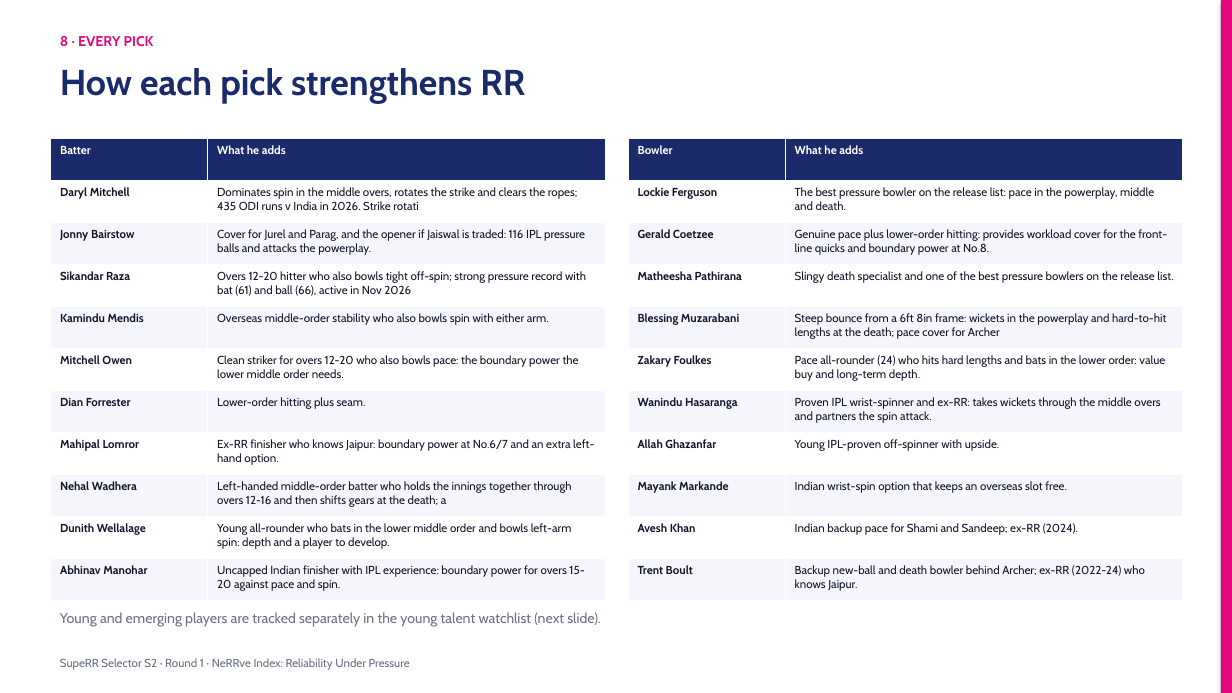
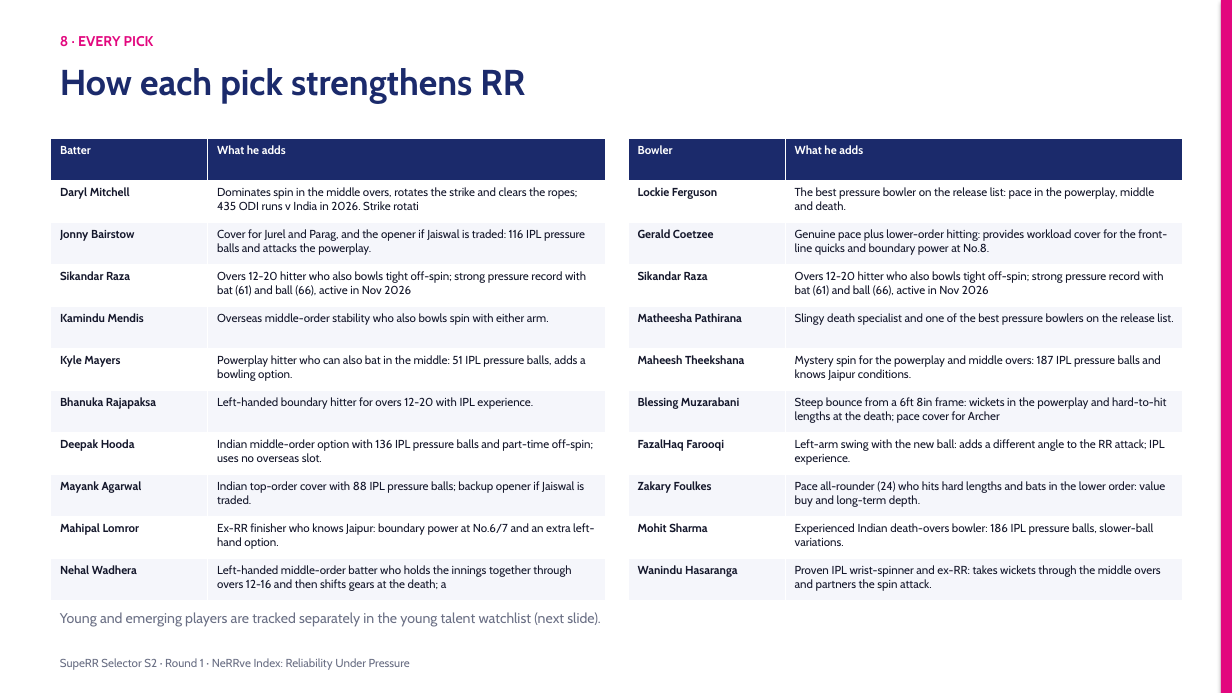
Before and after one commit to KoduruChandrasekhar/RRAuction-, a slide deck: slide 14 of submission/NeRRve_Deck.pptx. Drawn at 1232x693 pixels with LibreOffice and Linux fonts; fonts in the diff are those of the drawing. Boxes give left, top, right and bottom in pixels: in the first picture for what was removed or moved away, otherwise in the second. Text is boxed around its words. In the diff, an @@ line names an element or a change of style, - is before the commit and + after.

```diff
--- a/submission/NeRRve_Deck.pptx
+++ b/submission/NeRRve_Deck.pptx
@@ table at (51,139,605,601) @@
-row 6: Mitchell Owen | Clean striker for overs 12-20 who also bowls pace: the boundary power the lower middle order needs.
-row 7: Dian Forrester | Lower-order hitting plus seam.
+row 6: Kyle Mayers | Powerplay hitter who can also bat in the middle: 51 IPL pressure balls, adds a bowling option.
+row 7: Bhanuka Rajapaksa | Left-handed boundary hitter for overs 12-20 with IPL experience.
+row 8: Deepak Hooda | Indian middle-order option with 136 IPL pressure balls and part-time off-spin; uses no overseas slot.
+row 9: Mayank Agarwal | Indian top-order cover with 88 IPL pressure balls; backup opener if Jaiswal is traded.
-row 10: Dunith Wellalage | Young all-rounder who bats in the lower middle order and bowls left-arm spin: depth and a player to develop.
-row 11: Abhinav Manohar | Uncapped Indian finisher with IPL experience: boundary power for overs 15-20 against pace and spin.
@@ table at (628,139,1183,601) @@
+row 4: Sikandar Raza | Overs 12-20 hitter who also bowls tight off-spin; strong pressure record with bat (61) and ball (66), active in Nov 2026
+row 6: Maheesh Theekshana | Mystery spin for the powerplay and middle overs: 187 IPL pressure balls and knows Jaipur conditions.
+row 8: FazalHaq Farooqi | Left-arm swing with the new ball: adds a different angle to the RR attack; IPL experience.
+row 10: Mohit Sharma | Experienced Indian death-overs bowler: 186 IPL pressure balls, slower-ball variations.
-row 8: Allah Ghazanfar | Young IPL-proven off-spinner with upside.
-row 9: Mayank Markande | Indian wrist-spin option that keeps an overseas slot free.
-row 10: Avesh Khan | Indian backup pace for Shami and Sandeep; ex-RR (2024).
-row 11: Trent Boult | Backup new-ball and death bowler behind Archer; ex-RR (2022-24) who knows Jaipur.
```
Also in this commit, not shown: 6 other slides changed, 7 other files.
